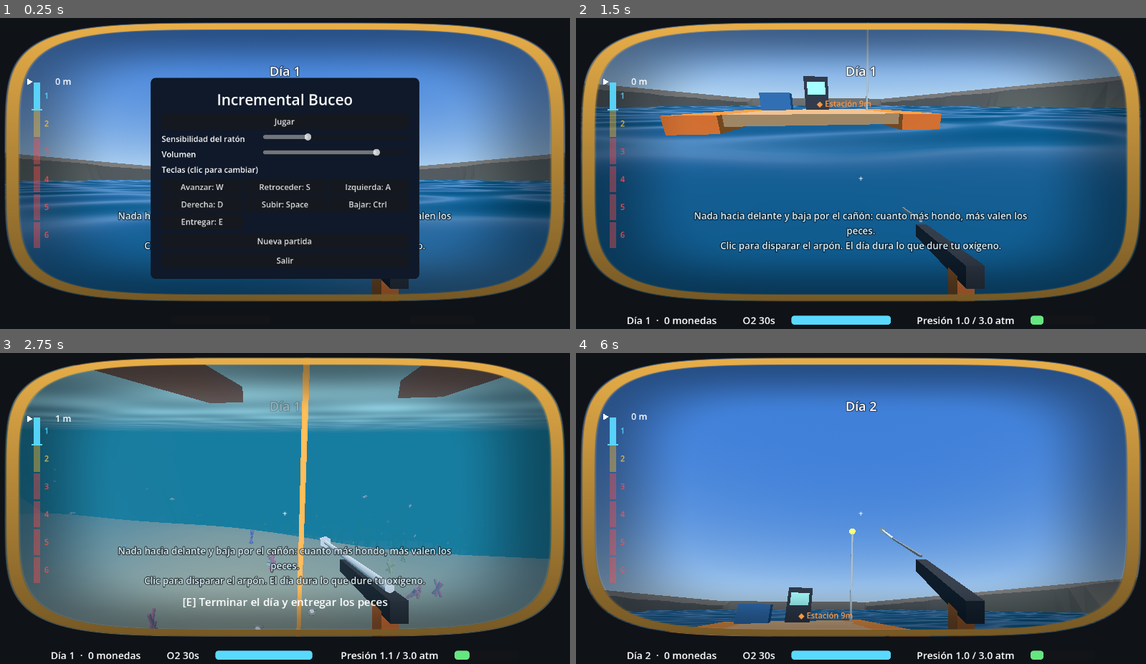
Above: before the commit, frames 1-4 (two rows, left to right).
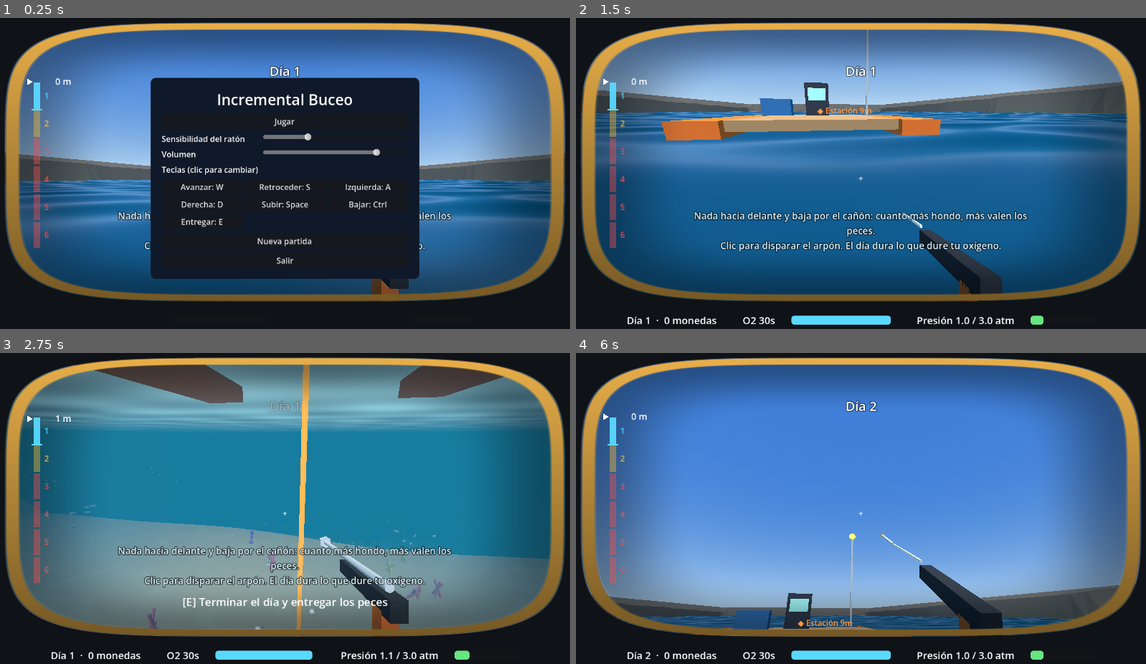
Above: after the commit, the same moments.

Repository: Larp-Thon/incremental-fishing
Game: Godot game, scene res://main.tscn
Two runs of this game, one before a commit and one after it. Both use one fixed random seed, a clock stepped at 60 frames per second and the inputs below.
Inputs (mouse positions are in pixels of both pictures, inside the frame that each line leads up to):
- Up to frame 1 (0.25 s): no input
- Up to frame 2 (1.5 s): click "Jugar" at 0.5 s; tap Enter at 1.25 s; move the mouse to (895, 176) at 1.27 s; hold W (forward) from 1.28 s (still down); hold E (use) from 1.28 s (still down); click (895, 176) at 1.42 s
- Up to frame 3 (2.75 s): keep holding W (forward); move the mouse to (256, 514) at 2.02 s; release E (use) at 2.03 s; tap E (use) at 2.1 s; click (256, 514) at 2.17 s
- Up to frame 4 (6 s): move the mouse to (878, 508) at 2.77 s; hold E (use) 2.78-3.5 s; click (878, 508) at 2.92 s; release W (forward) at 3.5 s; drag from (832, 576) to (690, 464) at 3.52 s; click "Mejoras" at 4.25 s; click "Iniciar día 2" at 5 s; tap Space (up) at 5.75 s; move the mouse to (906, 517) at 5.77 s; hold W (forward) from 5.78 s (still down); hold E (use) from 5.78 s (still down); click (906, 517) at 5.92 s

The runs differ from the first frame. In frame 2, 9.7% of the frame differs, in the area x 0-100%, y 18-92%; in frame 3, less than 0.1%; in frame 4, 5.3%.

Commit message:
Milestone 1 alcanzada, falta el resto, leer Handoff

Diff:
--- a/fish.gd
+++ b/fish.gd
@@ -8,8 +8,12 @@
 var hit_radius := 0.9
 var turn := 0.0
 var zone := 0
+var fear := 0.0  # segundos que le quedan huyendo del buzo
+var leader: Node3D  # cardumen: sigue a este pez
+var offset := Vector3.ZERO  # su sitio dentro del cardumen
 
-@onready var world: Node3D = get_parent().world
+@onready var main := get_parent()
+@onready var world: Node3D = main.world
 
 
 func _ready() -> void:
@@ -19,12 +23,16 @@
 
 func respawn() -> void:
 	hooked = false
+	fear = 0.0
 	zone = species.zone if species.zone >= 0 else randi() % 6  # zone -1: aparece en cualquier zona
 	var big: float = species.big
 	hit_radius = 0.5 + 0.4 * big
 	# Viven cerca del fondo de su zona.
 	position = world.spot(zone) + Vector3.UP * randf_range(3.0, 12.0)
 	position.y = minf(position.y, -2.0)
+	if leader:
+		offset = Vector3(randf_range(-2.5, 2.5), randf_range(-1.2, 1.2), randf_range(-2.5, 2.5))
+		position = leader.position + offset
 	rotation = Vector3(0.0, randf() * TAU, 0.0)
 	scale = Vector3(0.35, 0.6, 1.4) * big
 	set_instance_shader_parameter("color", species.color)
@@ -34,11 +42,27 @@
 
 func _process(delta: float) -> void:
 	if hooked:
+		rotation.y += sin(Time.get_ticks_msec() * 0.04) * 10.0 * delta  # forcejea en el sedal
 		return
-	if randf() < delta * 0.5:
-		turn = randf_range(-1.0, 1.0)
+	fear = maxf(fear - delta, 0.0)
+	var speed := 2.0
+	var want := Vector3.ZERO  # hacia dónde quiere ir; cero = deambular
 	var d := -position.z
 	if absf(position.x) > world.HALF_WIDTH - MARGIN or d < world.BOUNDS[zone] + MARGIN or d > world.BOUNDS[zone + 1] - MARGIN:
-		turn = 1.0  # gira hasta volver a su zona
-	rotate_y(turn * delta)
-	position -= basis.z.normalized() * 2.0 * delta
+		want = Vector3(-position.x, 0.0, -(world.BOUNDS[zone] + world.BOUNDS[zone + 1]) * 0.5 - position.z)  # vuelve al centro de su zona
+	elif fear > 0.0:
+		want = position - main.player.position
+		speed = 5.5
+	elif leader and not leader.hooked:
+		want = leader.position + offset - position
+		speed = 3.2 if want.length() > 3.0 else 2.0
+		if want.length() < 1.0:
+			want = -leader.basis.z  # ya en su sitio: nada hacia donde va el guía
+	if want == Vector3.ZERO:
+		if randf() < delta * 0.5:
+			turn = randf_range(-1.0, 1.0)
+		rotate_y(turn * delta)
+	else:
+		rotation.y = lerp_angle(rotation.y, atan2(-want.x, -want.z), 4.0 * delta)
+		position.y = clampf(position.y + clampf(want.y, -1.0, 1.0) * speed * 0.5 * delta, world.floor_y(position.x, position.z) + 1.0, -1.5)
+	position -= basis.z.normalized() * speed * delta
--- a/harpoon.gd
+++ b/harpoon.gd
@@ -1,6 +1,6 @@
 extends Node3D
 # Este nodo es la lanza: vuela en el mundo y vuelve recogida por el sedal.
-# El fusil se queda en la mano (hijo de la cámara). Origen de la lanza = cola, punta hacia -Z.
+# El fusil se queda en la mano (hijo del jugador). Origen de la lanza = cola, punta hacia -Z.
 # shortcut: impacto por distancia contra el grupo "fish" (sin física); cambiar a Area3D si hay cientos de peces.
 # El terreno y el decorado sólido sí paran la lanza (rayo contra la física).
 
@@ -13,6 +13,9 @@
 var traveled := 0.0
 var hooked: Node3D
 var rope := MeshInstance3D.new()
+var rope_mat := StandardMaterial3D.new()
+var gun := Node3D.new()
+var tick := 0.0  # segundos hasta el siguiente clic del carrete
 
 @onready var main := get_parent()
 @onready var player: CharacterBody3D = $"../Player"
@@ -23,13 +26,13 @@
 	add_part(self, cyl(0.015, 0.015, 1.0), Vector3(0, 0, -0.5), steel)  # vara
 	add_part(self, cyl(0.0, 0.045, 0.25), Vector3(0, 0, -1.075), steel)  # punta
 
-	var gun := Node3D.new()
 	gun.position = HAND
 	add_part(gun, box(Vector3(0.05, 0.06, 0.5)), Vector3.ZERO, Color(0.15, 0.17, 0.2))  # cañón
 	add_part(gun, box(Vector3(0.05, 0.16, 0.06)), Vector3(0, -0.1, 0.17), Color(0.95, 0.45, 0.15))  # empuñadura
 	player.add_child(gun)
 
 	rope.mesh = box(Vector3(0.012, 0.012, 1.0))
+	rope.material_override = rope_mat
 	rope.top_level = true
 	add_child(rope)
 
@@ -69,6 +72,7 @@
 func _process(delta: float) -> void:
 	var rest: Vector3 = player.global_transform * (HAND + Vector3(0, 0.045, 0.2))  # cola de la lanza cargada
 	var reel: float = 1.0 + 0.25 * main.lvl("reel")
+	gun.position = HAND + Vector3(0, 0.02, 0.1) * player.kick  # retroceso
 	match state:
 		HELD:
 			global_transform = Transform3D(player.global_basis, rest)
@@ -77,6 +81,7 @@
 				state = OUT
 				dir = -player.global_basis.z
 				traveled = 0.0
+				player.kick = 1.0
 				main.sfx.play("shoot")
 		OUT:
 			var tip_from: Vector3 = global_transform * TIP
@@ -94,21 +99,32 @@
 			var ray := PhysicsRayQueryParameters3D.create(tip_from, tip_to, 0xFFFFFFFF, [player.get_rid()])
 			if hooked or traveled >= main.reach() or get_world_3d().direct_space_state.intersect_ray(ray):
 				state = BACK
+				main.scare(tip_to, 9.0)  # acierte o falle, los peces de alrededor huyen
 		BACK:
-			global_position = global_position.move_toward(rest, 14.0 * reel * delta)
+			var drag := 1.0
+			if hooked:  # los peces grandes pesan: se recogen más despacio y sacuden la cámara
+				drag += 0.3 * hooked.scale.z
+				player.shake = maxf(player.shake, 0.3 * hooked.scale.z)
+			global_position = global_position.move_toward(rest, 14.0 * reel / drag * delta)
 			if hooked:
 				hooked.global_position = global_transform * Vector3(0, 0, -0.9)
+			tick -= delta
+			if tick <= 0.0:
+				tick = 0.09
+				main.sfx.play("tick", 1.4 if hooked else 1.0)
 			if global_position.distance_to(rest) < 0.05:
 				if hooked:
 					main.catch_fish(hooked)
 					hooked = null
 				state = HELD
 
-	# Sedal: de la boca del fusil a la cola de la lanza.
+	# Sedal: de la boca del fusil a la cola de la lanza. Con un pez tirando se tensa: más grueso y anaranjado.
 	var muzzle: Vector3 = player.global_transform * (HAND + Vector3(0, 0.045, -0.25))
 	var length := muzzle.distance_to(global_position)
 	rope.visible = state != HELD and length > 0.05
 	if rope.visible:
+		var taut := 1.8 if hooked else 1.0
+		rope_mat.albedo_color = Color(1.0, 0.6, 0.3) if hooked else Color.WHITE
 		rope.global_position = (muzzle + global_position) / 2.0
 		rope.look_at(global_position, player.global_basis.y)
-		rope.scale = Vector3(1, 1, length)
+		rope.scale = Vector3(taut, taut, length)
--- a/helmet.gdshader
+++ b/helmet.gdshader
@@ -1,7 +1,11 @@
 shader_type canvas_item;
 // Marco del casco de buzo: visor redondeado, aro metálico y panel de instrumentos abajo.
+// Sobre el cristal: viñeta roja de presión, vaho de la respiración y gotas al salir del agua.
 
 uniform vec3 rim_color : source_color = vec3(0.8, 0.6, 0.25);
+uniform float danger = 0.0;
+uniform float haze = 0.0;
+uniform float wet = 0.0;
 
 void fragment() {
 	// Abertura del visor: superelipse desplazada hacia arriba para dejar sitio al panel inferior.
@@ -13,5 +17,25 @@
 	vec3 metal = rim_color * mix(1.15, 0.5, UV.y);  // luz desde arriba
 	vec3 col = mix(vec3(0.0, 0.02, 0.04), metal, rim);
 	col = mix(col, vec3(0.06, 0.07, 0.09), body);
-	COLOR = vec4(col, max(max(body, rim), shade));
+	float a = max(max(body, rim), shade);
+	float glass = 1.0 - max(body, rim);
+
+	float vig = smoothstep(0.3, 1.0, d) * danger * glass;
+	col = mix(col, vec3(0.9, 0.05, 0.05), vig);
+	a = max(a, vig * 0.7);
+
+	float fog = smoothstep(0.1, 1.0, p.y) * haze * glass;  // el vaho sube desde abajo
+	col = mix(col, vec3(0.85, 0.9, 0.95), fog);
+	a = max(a, fog * 0.5);
+
+	// Gotas: una por celda de una rejilla, con tamaño y sitio al azar; resbalan mientras se secan.
+	vec2 g = UV * vec2(18.0, 10.0);
+	float r = fract(sin(dot(floor(g), vec2(12.9898, 78.233))) * 43758.5453);
+	vec2 c = fract(g) - 0.5 + (vec2(r, fract(r * 7.0)) - 0.5) * 0.5;
+	c.y -= (1.0 - wet) * r * 0.3;
+	float drop = smoothstep(0.16 * r + 0.03, 0.0, length(c * vec2(1.0, 0.7))) * wet * step(0.45, r) * glass;
+	col = mix(col, vec3(0.8, 0.92, 1.0), drop);
+	a = max(a, drop * 0.45);
+
+	COLOR = vec4(col, a);
 }
--- a/main.gd
+++ b/main.gd
@@ -39,8 +39,8 @@
 # zone: zona (0-5) donde vive, cerca del fondo; -1 = cualquiera. big: escala. count: cuántos hay.
 # power: efecto instantáneo al pescarlo (no se vende).
 const SPECIES := [
-	{name = "Anchoa", rarity = "Común", value = 1, zone = 0, color = Color(0.6, 0.78, 0.75), big = 0.45, glow = 0.0, count = 24},
-	{name = "Sardina", rarity = "Común", value = 1, zone = 0, color = Color(0.75, 0.8, 0.85), big = 0.6, glow = 0.0, count = 26},
+	{name = "Anchoa", rarity = "Común", value = 1, zone = 0, color = Color(0.6, 0.78, 0.75), big = 0.45, glow = 0.0, count = 24, school = true},
+	{name = "Sardina", rarity = "Común", value = 1, zone = 0, color = Color(0.75, 0.8, 0.85), big = 0.6, glow = 0.0, count = 26, school = true},
 	{name = "Jurel", rarity = "Común", value = 2, zone = 0, color = Color(0.4, 0.6, 0.5), big = 0.8, glow = 0.0, count = 16},
 	{name = "Dorada", rarity = "Común", value = 5, zone = 1, color = Color(0.95, 0.8, 0.3), big = 0.9, glow = 0.0, count = 20},
 	{name = "Pez loro", rarity = "Poco común", value = 8, zone = 1, color = Color(0.2, 0.8, 0.7), big = 1.0, glow = 0.0, count = 16},
@@ -327,15 +327,28 @@
 		menu.boot()
 
 
+# Los peces a menos de "radius" metros huyen del buzo unos segundos.
+func scare(from: Vector3, radius: float) -> void:
+	for f in get_tree().get_nodes_in_group("fish"):
+		if f.position.distance_to(from) < radius:
+			f.fear = randf_range(2.0, 3.5)
+
+
 func spawn_fish() -> void:
 	for f in get_tree().get_nodes_in_group("fish"):
 		f.free()
 	for id in SPECIES.size():
+		var leader: Node3D = null
 		for i in SPECIES[id].count:
 			var f: MeshInstance3D = FISH.new()
 			f.mesh = fish_mesh
 			f.species_id = id
 			f.species = SPECIES[id]
+			if SPECIES[id].get("school", false):  # cardúmenes de 6: el primero guía y el resto le sigue
+				if i % 6 == 0:
+					leader = f
+				else:
+					f.leader = leader
 			add_child(f)
 
 
--- a/player.gd
+++ b/player.gd
@@ -5,6 +5,8 @@
 
 var locked := false  # la terminal abierta bloquea el control
 var sens := 0.003
+var kick := 0.0  # retroceso del disparo (1 = recién disparado)
+var shake := 0.0  # sacudida de la cámara
 
 @onready var main := get_parent()
 @onready var cam: Camera3D = $Camera
@@ -33,3 +35,8 @@
 	position.x = clampf(position.x, -63.0, 63.0)
 	position.z = clampf(position.z, -253.0, 53.0)
 	position.y = clampf(position.y, main.world.floor_y(position.x, position.z) + 0.7, MAX_Y)
+	# Retroceso y sacudida: solo se mueve la cámara, no el cuerpo.
+	kick = lerpf(kick, 0.0, 9.0 * delta)
+	shake = lerpf(shake, 0.0, 8.0 * delta)
+	cam.rotation.x = kick * 0.04
+	cam.position = Vector3(randf_range(-1.0, 1.0), randf_range(-1.0, 1.0), 0.0) * shake * 0.03
--- /dev/null
+++ b/terrain.gdshader
@@ -0,0 +1,15 @@
+shader_type spatial;
+// Terreno: color por vértice y cáusticas que se apagan con la profundidad (solo se ven en la zona 1).
+
+varying vec3 world;
+
+void vertex() {
+	world = (MODEL_MATRIX * vec4(VERTEX, 1.0)).xyz;
+}
+
+void fragment() {
+	ALBEDO = COLOR.rgb;
+	vec2 p = world.xz * 0.45;
+	float c = sin(p.x + TIME * 0.8 + sin(p.y * 1.3 + TIME * 0.6)) * sin(p.y * 1.1 - TIME * 0.7 + sin(p.x * 0.9 - TIME * 0.4));
+	EMISSION = vec3(0.45, 0.75, 0.8) * pow(abs(c), 4.0) * smoothstep(-34.0, -14.0, world.y) * step(world.y, 0.0) * 0.5;
+}
--- a/world.gd
+++ b/world.gd
@@ -85,8 +85,8 @@
 				st.set_color(color.lerp(CLIFF, wall(p.x, p.y)))
 				st.add_vertex(Vector3(p.x, floor_y(p.x, p.y), p.y))
 	st.generate_normals()
-	var mat := StandardMaterial3D.new()
-	mat.vertex_color_use_as_albedo = true
+	var mat := ShaderMaterial.new()
+	mat.shader = preload("res://terrain.gdshader")
 	var terrain := MeshInstance3D.new()
 	terrain.mesh = st.commit()
 	terrain.material_override = mat
Not shown, added: menu.gd.uid
Not shown, added: sfx.gd.uid
Not shown, added: terrain.gdshader.uid
Not shown, added: tests.gd.uid
Not shown, changed: HANDOFF.md
